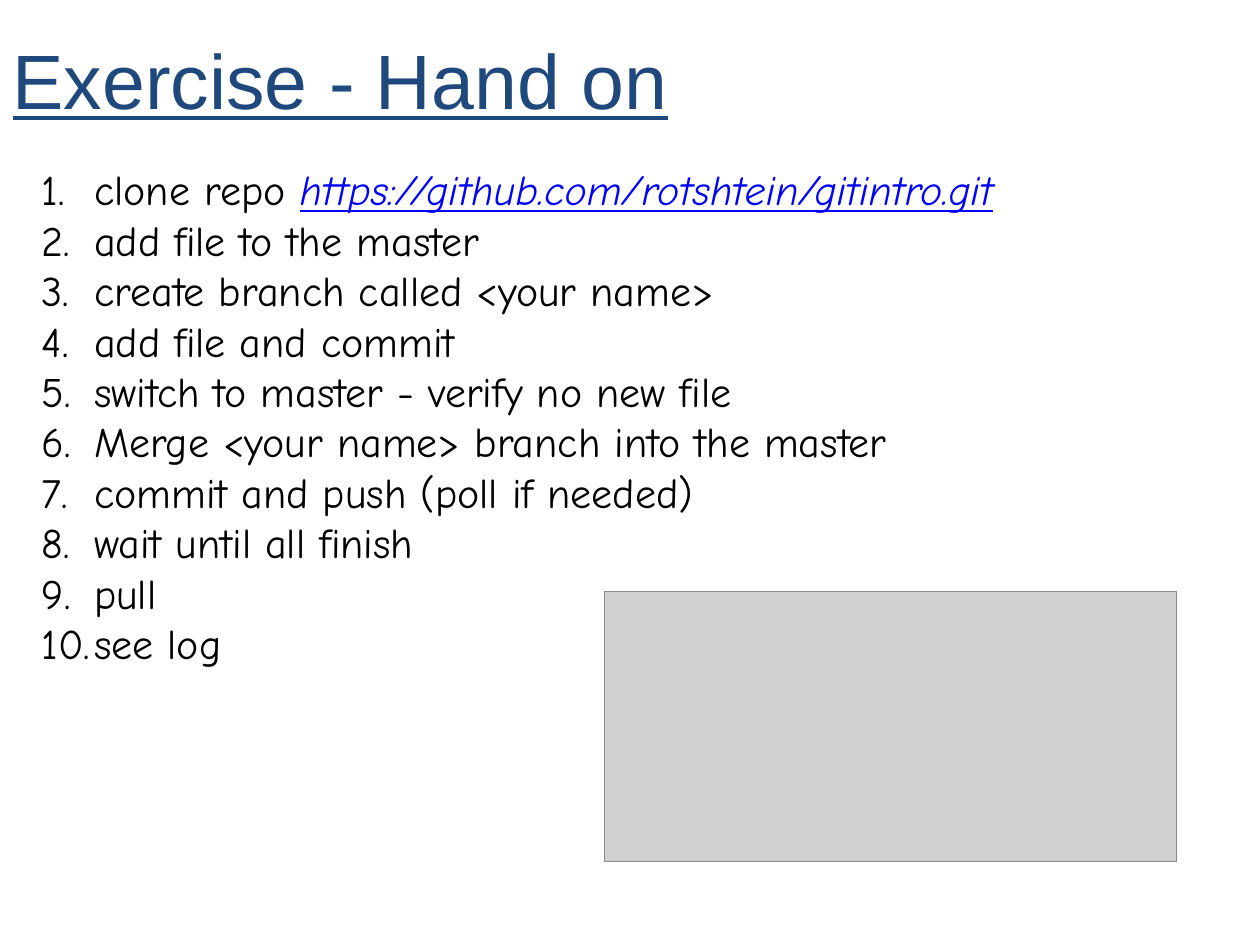
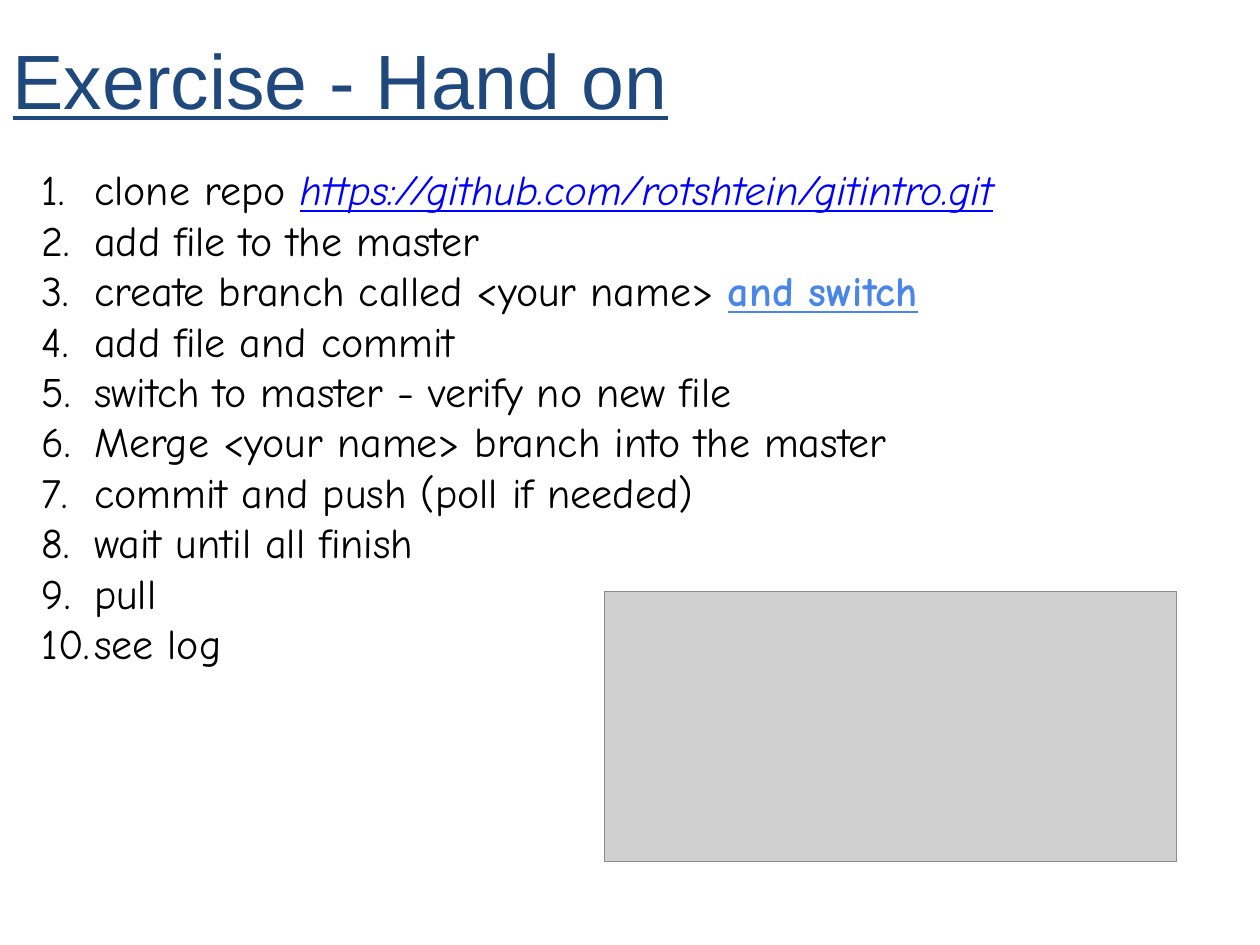
Before and after one commit to rotshtein/gitintro, a slide deck: slide 29 of Rogat-Git_intro.pptx (slide 26 before the commit). Drawn at 1260x945 pixels with LibreOffice and Linux fonts; fonts in the diff are those of the drawing; grey boxes stand for pictures. Boxes give left, top, right and bottom in pixels: in the first picture for what was removed or moved away, otherwise in the second. Text is boxed around its words. In the diff, an @@ line names an element or a change of style, - is before the commit and + after.

```diff
--- a/Rogat-Git_intro.pptx
+++ b/Rogat-Git_intro.pptx
@@ text at [94, 277, 918, 315]: text changed @@
-3. create branch called <your name>
+3. create branch called <your name> and switch
```
Also in this commit, not shown: 3 slides added.
